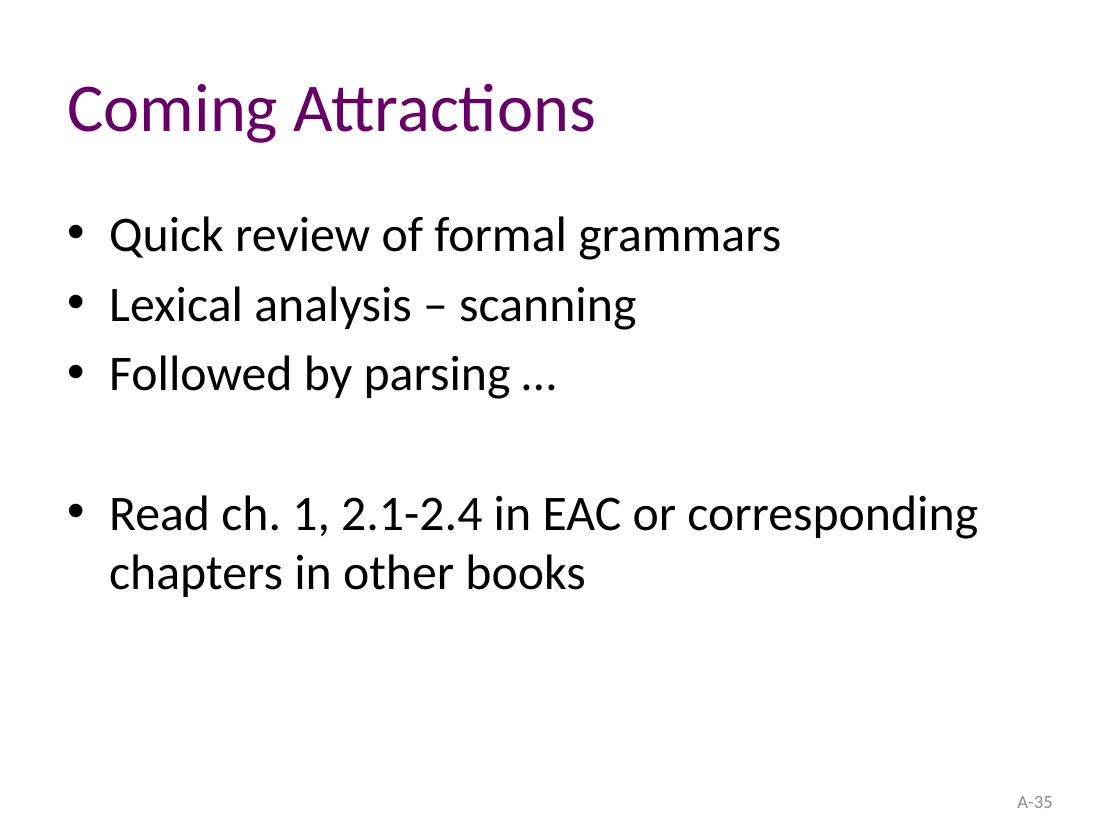
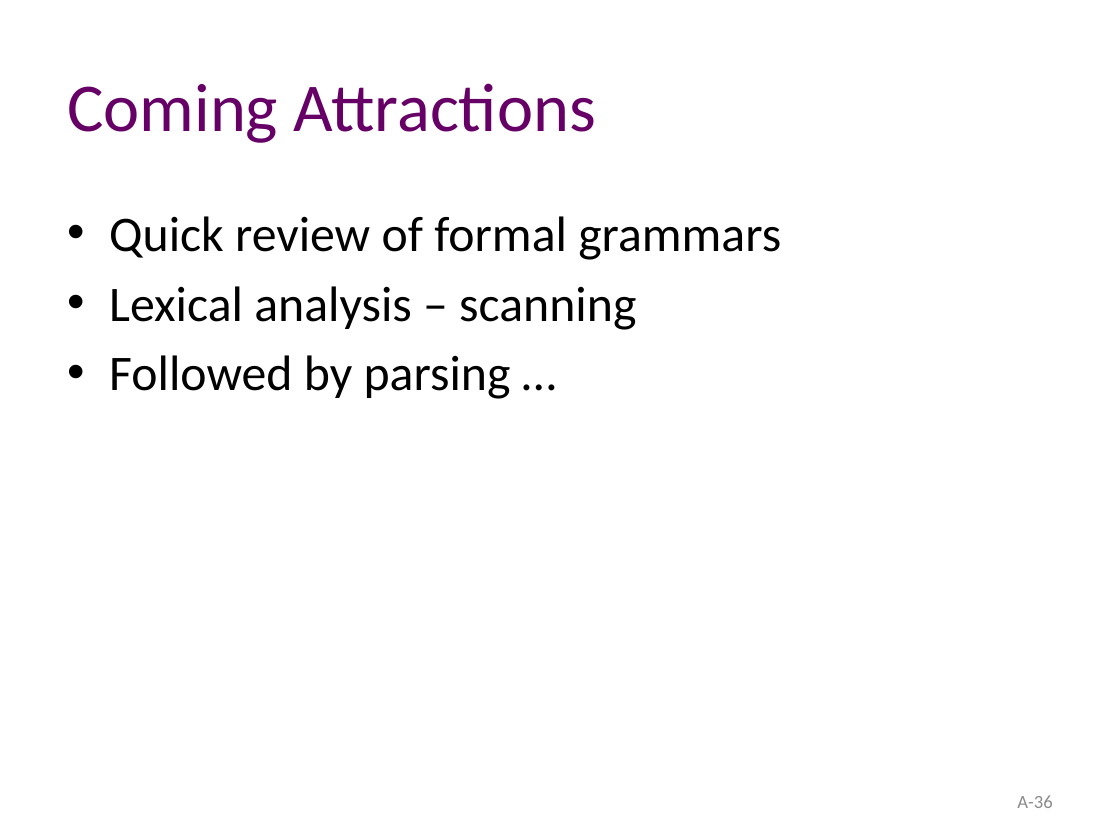
Before and after one commit to atu-se/atu.innomadic.com, a slide deck: slide 36 of courses/compilers/lectures/A-overview.pptx (slide 35 before the commit). Drawn at 1120x840 pixels with LibreOffice and Linux fonts; fonts in the diff are those of the drawing. Boxes give left, top, right and bottom in pixels: in the first picture for what was removed or moved away, otherwise in the second. Text is boxed around its words. In the diff, an @@ line names an element or a change of style, - is before the commit and + after.

```diff
--- a/courses/compilers/lectures/A-overview.pptx
+++ b/courses/compilers/lectures/A-overview.pptx
@@ text at [109,495,978,597]: paragraph removed @@
-• Read ch. 1, 2.1-2.4 in EAC or corresponding chapters in other books
@@ page number at [1017,795,1052,808]: text changed @@
-A-35
+A-36
```
Also in this commit, not shown: 1 slide added, 2 other files.
